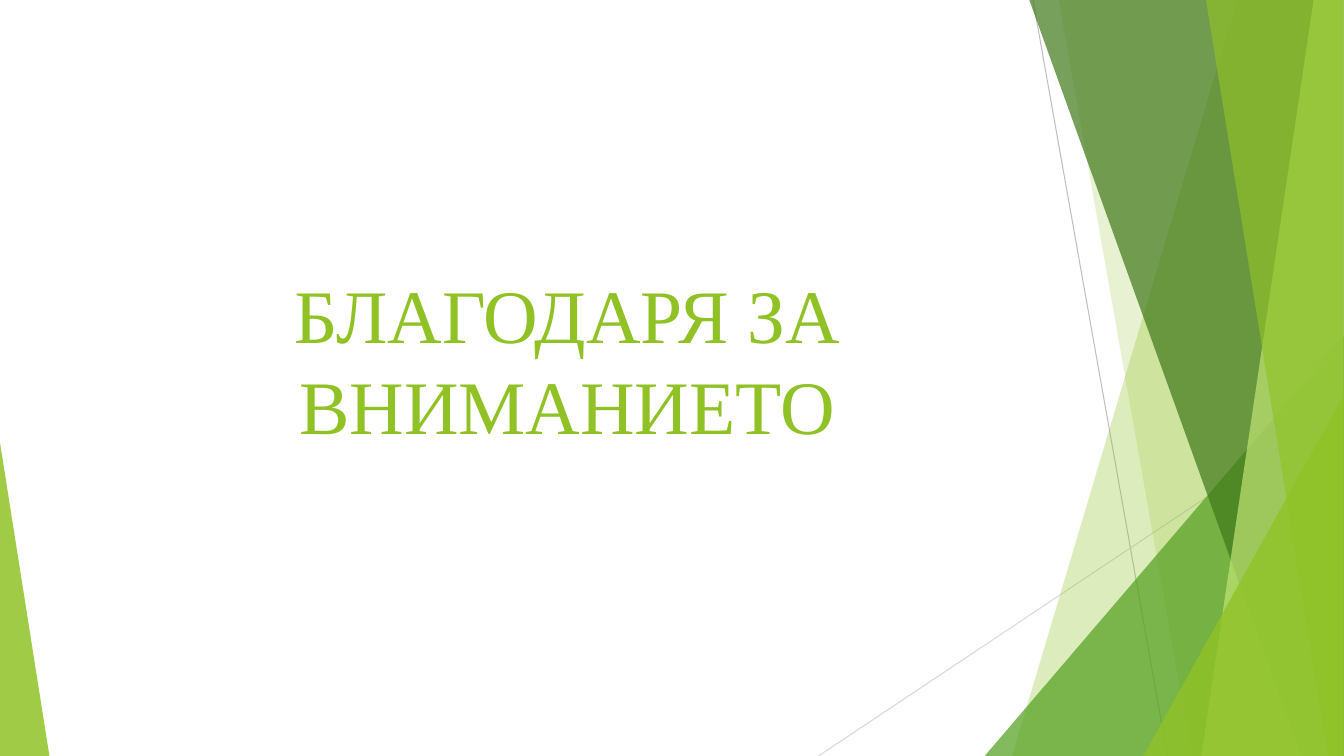
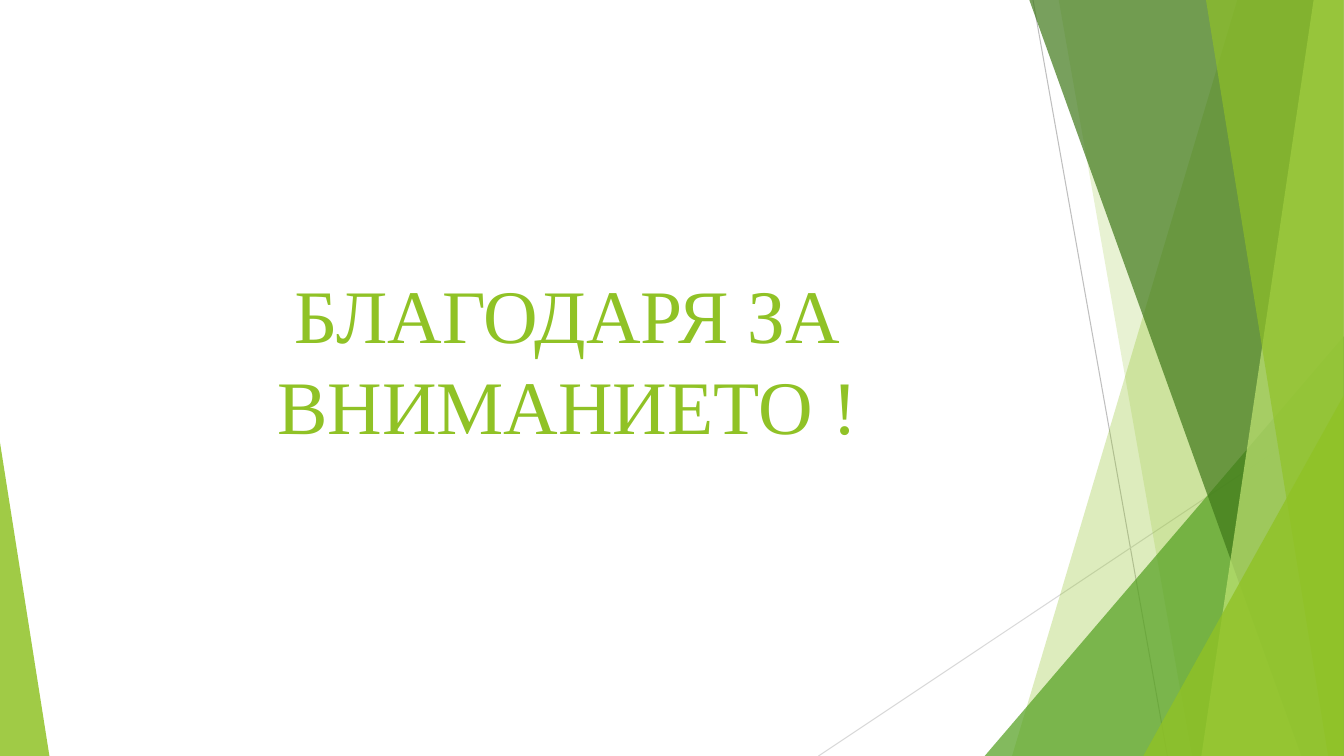
Before and after one commit to naskokolevmaka/Diploment-Proekt, a slide deck: slide 13 of Дипломна работа - Атанас Георгиев Колев - Презентация.pptx (slide 12 before the commit). Drawn at 1344x756 pixels with LibreOffice and Linux fonts; fonts in the diff are those of the drawing. Boxes give left, top, right and bottom in pixels: in the first picture for what was removed or moved away, otherwise in the second. Text is boxed around its words. In the diff, an @@ line names an element or a change of style, - is before the commit and + after.

```diff
--- a/Дипломна работа - Атанас Георгиев Колев - Презентация.pptx
+++ b/Дипломна работа - Атанас Георгиев Колев - Презентация.pptx
@@ title at box(277, 293, 839, 435): text changed @@
-БЛАГОДАРЯ ЗА ВНИМАНИЕТО
+БЛАГОДАРЯ ЗА ВНИМАНИЕТО !
```
Also in this commit, not shown: 4 other slides changed, 1 slide added.
